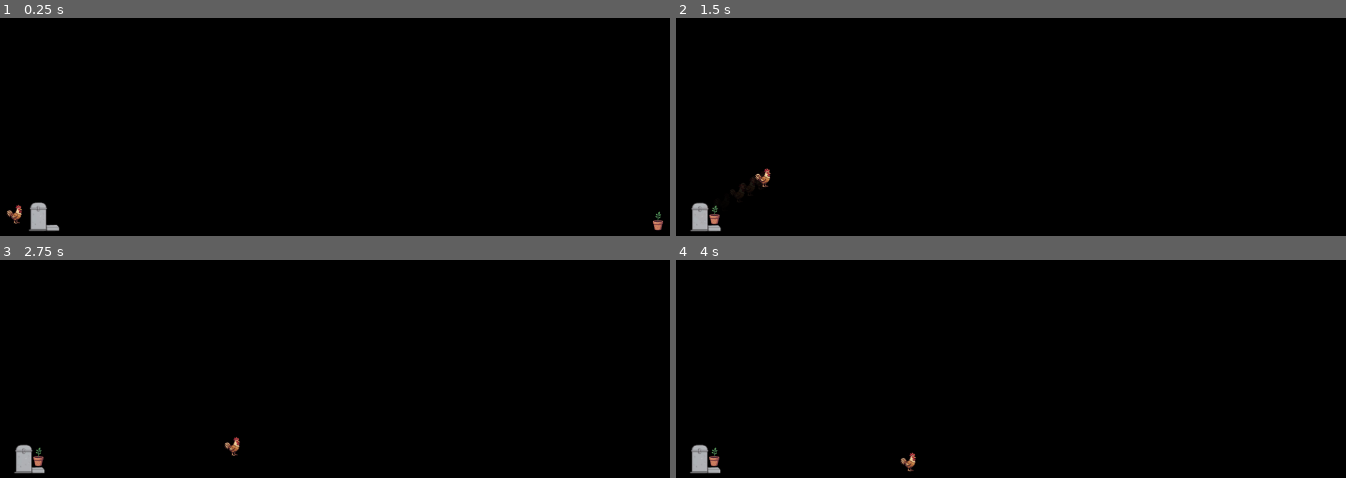
Above: before the commit, frames 1-4 (two rows, left to right).
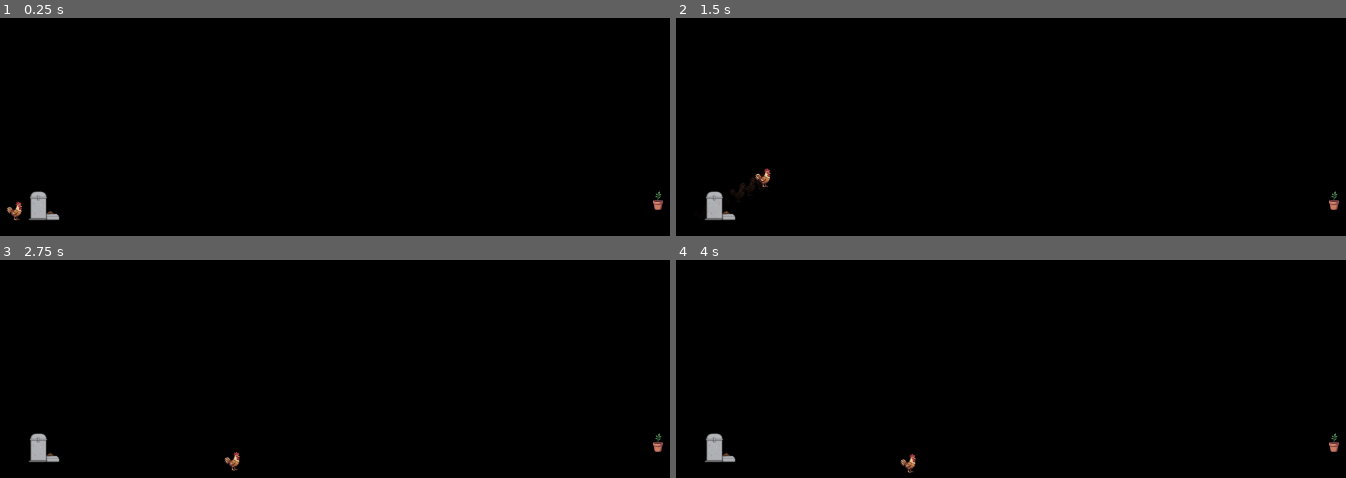
Above: after the commit, the same moments.

Repository: Devkazekama/BCR
Game: Godot game, scene res://Scenes/desktop_manager.tscn
Same seed, same stepped clock (60 frames per second), same inputs: the game is played once before the commit and once after it.
Inputs (mouse positions are in pixels of both pictures, inside the frame that each line leads up to):
- Up to frame 1 (0.25 s): no input
- Up to frame 2 (1.5 s): drag from (1332, 220) to (716, 209) at 0.52 s; tap Enter at 1.25 s; drag from (689, 231) to (910, 100) at 1.27 s
- Up to frame 3 (2.75 s): move the mouse to (26, 460) at 2.02 s; click (26, 460) at 2.17 s
- Up to frame 4 (4 s): drag from (910, 342) to (outside the picture) at 2.77 s; move the mouse to (1191, 318) at 3.52 s; click (1191, 318) at 3.67 s

The runs differ from the first frame. In frame 1, 0.7% of the frame differs, in the area x 1-99%, y 79-98%; in frame 2, 0.8%; in frame 3, 1.0%, in the area x 2-99%, y 79-99%; in frame 4, 0.9%.

Commit message:
Refactor base physics to RigidBody2D and fix layers/z-index
Co-authored-by: Devkazekama <58868652+Devkazekama@users.noreply.github.com>

Diff:
--- a/battle-chicken-rancher/Scenes/Corn.tscn
+++ b/battle-chicken-rancher/Scenes/Corn.tscn
@@ -7,11 +7,11 @@
 radius = 16.0
 height = 56.0
 
-[node name="Corn" type="CharacterBody2D" unique_id=1970328863 groups=["food"]]
-z_index = 1
+[node name="Corn" type="RigidBody2D" unique_id=1970328863 groups=["food"]]
+z_index = 2
 z_as_relative = false
-collision_layer = 4
-collision_mask = 5
+collision_layer = 2
+collision_mask = 4
 input_pickable = true
 script = ExtResource("1_jq12m")
 gravity = 600.0
--- a/battle-chicken-rancher/Scenes/Egg.tscn
+++ b/battle-chicken-rancher/Scenes/Egg.tscn
@@ -3,7 +3,10 @@
 [ext_resource type="Script" uid="uid://cms0axaceyvnp" path="res://Scripts/egg.gd" id="1_hgbad"]
 [ext_resource type="Texture2D" uid="uid://cejjcn3lmnwrx" path="res://Sprites/64x64 Corn Kernel Pixel Art (6).png" id="2_e1q8q"]
 
-[node name="Egg" type="Node2D" unique_id=2141408977]
+[node name="Egg" type="RigidBody2D" unique_id=2141408977]
+collision_mask = 4
+collision_layer = 2
+z_index = 2
 script = ExtResource("1_hgbad")
 
 [node name="Sprite2D" type="Sprite2D" parent="." unique_id=680990936 groups=["egg"]]
--- a/battle-chicken-rancher/Scenes/Feeder.tscn
+++ b/battle-chicken-rancher/Scenes/Feeder.tscn
@@ -8,7 +8,8 @@
 size = Vector2(56, 6)
 
 [node name="Feeder" type="CharacterBody2D" unique_id=2111581992 node_paths=PackedStringArray("feed_overlay")]
-collision_layer = 2
+z_index = 0
+collision_layer = 4
 collision_mask = 3
 script = ExtResource("1_rgakh")
 feed_overlay = NodePath("Visuals/FeedOverlaySprite")
@@ -32,7 +33,7 @@
 
 [node name="DropZone" type="Area2D" parent="." unique_id=86171766]
 collision_layer = 0
-collision_mask = 4
+collision_mask = 2
 
 [node name="CollisionShape2D" type="CollisionShape2D" parent="DropZone" unique_id=18912990]
 position = Vector2(1, -27)
--- a/battle-chicken-rancher/Scenes/PlantPot.tscn
+++ b/battle-chicken-rancher/Scenes/PlantPot.tscn
@@ -9,7 +9,7 @@
 
 [node name="PlantPot" type="CharacterBody2D" unique_id=2033925569]
 z_as_relative = false
-collision_layer = 2
+collision_layer = 4
 collision_mask = 3
 script = ExtResource("1_fpfic")
 corn_scene = ExtResource("2_tg1cv")
--- a/battle-chicken-rancher/Scenes/pet.tscn
+++ b/battle-chicken-rancher/Scenes/pet.tscn
@@ -48,11 +48,11 @@
 "speed": 5.0
 }]
 
-[node name="Pet" type="CharacterBody2D" unique_id=740208723]
-z_index = 2
+[node name="Pet" type="RigidBody2D" unique_id=740208723]
+z_index = 3
 z_as_relative = false
-collision_layer = 512
-collision_mask = 512
+collision_layer = 1
+collision_mask = 4
 script = ExtResource("1_xibd0")
 data = ExtResource("2_24jqe")
 
--- a/battle-chicken-rancher/Scripts/PickableItem.gd
+++ b/battle-chicken-rancher/Scripts/PickableItem.gd
@@ -63,13 +63,16 @@
 					distance_accumulated = 0.0
 					last_pos = global_position
 
+					freeze = true # Stop physics engine while dragging
+
 					get_viewport().set_input_as_handled()
 					_on_picked_up()
 
 		elif not event.pressed and is_dragging:
 			is_dragging = false
 			z_index = base_z_index
-			velocity = throw_velocity
+			freeze = false # Resume physics engine
+			linear_velocity = throw_velocity
 			_on_dropped()
 
 func _physics_process(delta: float) -> void:
@@ -80,9 +83,6 @@
 		throw_velocity = (current_mouse_pos - last_mouse_pos) / delta
 		last_mouse_pos = current_mouse_pos
 		global_position = current_mouse_pos + drag_offset
-		velocity = Vector2.ZERO
-	else:
-		super._physics_process(delta)
 
 	if use_motion_blur:
 		_handle_motion_blur(delta)
@@ -166,8 +166,6 @@
 	var tween = ghost.create_tween()
 	tween.tween_property(ghost, "modulate:a", 0.0, trail_lifetime).set_trans(Tween.TRANS_SINE)
 
-	# CRITICAL FIX: We no longer check `active_ghosts` inside this asynchronous callback.
-	# We just tell the ghost to safely delete itself when the fade is done.
 	tween.tween_callback(ghost.queue_free)
 
 func _on_picked_up() -> void:
--- a/battle-chicken-rancher/Scripts/desktop_body_2d.gd
+++ b/battle-chicken-rancher/Scripts/desktop_body_2d.gd
@@ -1,9 +1,5 @@
-extends CharacterBody2D
+extends RigidBody2D
 class_name DesktopBody2D
-
-@export_group("Physics")
-@export var gravity: float = 1200.0
-@export var friction: float = 20.0
 
 @export_group("Prototyping")
 ## Scales every visual and physics node attached to this object mathematically.
@@ -20,6 +16,10 @@
 func _ready() -> void:
 	z_as_relative = false
 	base_z_index = z_index
+
+	# Enable contact monitoring for bounce and collisions
+	contact_monitor = true
+	max_contacts_reported = 4
 
 	# 1. Universally scale everything inside this object FIRST
 	if base_scale_multiplier != 1.0:
@@ -70,7 +70,7 @@
 			_apply_universal_scale(child)
 
 # ---------------------------------------------------------
-# DESKTOP PHYSICS ENGINE
+# DESKTOP PHYSICS BOUNDARIES
 # ---------------------------------------------------------
 
 func _calculate_collision_extents() -> void:
@@ -98,36 +98,42 @@
 			if scaled_p.y < bounds_top: bounds_top = scaled_p.y
 			if scaled_p.y > bounds_bottom: bounds_bottom = scaled_p.y
 
-func _physics_process(delta: float) -> void:
-	velocity.y += gravity * delta
+func _integrate_forces(state: PhysicsDirectBodyState2D) -> void:
+	# Ignore bounds checks if being dragged
+	if "is_dragging" in self and self.get("is_dragging") == true:
+		return
+
 	var screen_rect = DisplayServer.screen_get_usable_rect(get_window().current_screen)
-
 	var floor_limit = screen_rect.end.y - GameSettings.taskbar_offset - bounds_bottom
-
-	if global_position.y >= floor_limit - 1.0 and not is_walking:
-		velocity.x = move_toward(velocity.x, 0, friction * 50 * delta)
-
-	move_and_slide()
-	_handle_screen_bounce(screen_rect, floor_limit)
-
-func _handle_screen_bounce(screen_rect: Rect2, floor_limit: float) -> void:
 	var ceiling_limit = screen_rect.position.y - bounds_top
 	var left_limit = screen_rect.position.x - bounds_left
 	var right_limit = screen_rect.end.x - bounds_right
 
-	if global_position.y > floor_limit:
-		global_position.y = floor_limit
-		if velocity.y > 200: velocity.y *= -0.5
-		else: velocity.y = 0
+	var pos = state.transform.origin
+	var vel = state.linear_velocity
+	var bounced = false
 
-	if global_position.y < ceiling_limit:
-		global_position.y = ceiling_limit
-		velocity.y *= -0.5
+	if pos.y > floor_limit:
+		pos.y = floor_limit
+		if vel.y > 200: vel.y *= -0.5
+		else: vel.y = 0
+		bounced = true
 
-	if global_position.x > right_limit:
-		global_position.x = right_limit
-		velocity.x *= -0.5
+	if pos.y < ceiling_limit:
+		pos.y = ceiling_limit
+		vel.y *= -0.5
+		bounced = true
 
-	if global_position.x < left_limit:
-		global_position.x = left_limit
-		velocity.x *= -0.5
+	if pos.x > right_limit:
+		pos.x = right_limit
+		vel.x *= -0.5
+		bounced = true
+
+	if pos.x < left_limit:
+		pos.x = left_limit
+		vel.x *= -0.5
+		bounced = true
+
+	if bounced:
+		state.transform.origin = pos
+		state.linear_velocity = vel
--- a/battle-chicken-rancher/Scripts/pet.gd
+++ b/battle-chicken-rancher/Scripts/pet.gd
@@ -16,10 +16,12 @@
 
 var debug_timer: float = 0.0
 @onready var anim_sprite: AnimatedSprite2D = $AnimatedSprite2D
+var pet_velocity: Vector2 = Vector2.ZERO
 
 func _ready() -> void:
-	z_index = 2
+	z_index = 3
 	z_as_relative = false
+	lock_rotation = true # Keeps the pet upright
 	super._ready()
 
 	if not data:
@@ -47,6 +49,9 @@
 	_execute_current_state(delta)
 
 	is_walking = (current_state == State.WANDER or current_state == State.MOVING_TO_FEEDER or current_state == State.MOVING_TO_EGG or current_state == State.FINDING_BED)
+
+	# Apply pet velocity manually since we are overriding forces for walk cycle.
+	linear_velocity.x = pet_velocity.x
 
 	super._physics_process(delta)
 
@@ -152,7 +157,7 @@
 
 	match current_state:
 		State.IDLE:
-			velocity.x = 0
+			pet_velocity.x = 0
 			state_timer = randf_range(1.0, 4.0)
 			_play_flavor_idle()
 		State.WANDER:
@@ -166,26 +171,24 @@
 			state_timer = 5.0
 			if anim_sprite: anim_sprite.play("walk")
 		State.SLEEPING:
-			velocity.x = 0
+			pet_velocity.x = 0
 			if anim_sprite: anim_sprite.play("sleep")
 		State.MOVING_TO_FEEDER:
 			if anim_sprite: anim_sprite.play("walk")
 		State.EATING:
-			velocity.x = 0
+			pet_velocity.x = 0
 			state_timer = 2.0 * data.evolution_tier
 			if anim_sprite: anim_sprite.play("eat")
 		State.MOVING_TO_EGG:
 			if target_node: target_node.is_being_roosted = true
 			if anim_sprite: anim_sprite.play("walk")
 		State.ROOSTING:
-			velocity.x = 0
+			pet_velocity.x = 0
 			state_timer = 10.0
 			if anim_sprite: anim_sprite.play("sleep")
 
 func _play_flavor_idle() -> void:
 	if not anim_sprite: return
-	# Weighted random: Mostly stands idle, occasionally pecks the ground ("eat").
-	# "sleep" has been completely removed so it remains an identifiable mechanical state.
 	var flavor_anims = ["idle", "idle", "idle", "idle", "eat"]
 	anim_sprite.play(flavor_anims.pick_random())
 
@@ -243,8 +246,31 @@
 
 func _move_towards_target_x(target_x: float) -> void:
 	var direction = sign(target_x - global_position.x)
-	velocity.x = lerp(velocity.x, direction * data.walk_speed, acceleration)
-	if anim_sprite: anim_sprite.flip_h = (direction < 0)
+	pet_velocity.x = lerp(pet_velocity.x, direction * data.walk_speed, acceleration)
+
+	if direction != 0:
+		_flip_pet(direction < 0)
+
+
+func _flip_pet(is_left: bool) -> void:
+	if anim_sprite: anim_sprite.flip_h = is_left
+
+	if has_node("InteractionRay"):
+		var ray = $InteractionRay
+		ray.target_position.x = abs(ray.target_position.x) * (-1 if is_left else 1)
+
+	if has_node("CollisionPolygon2D"):
+		var poly = $CollisionPolygon2D
+		# Note: We must duplicate or read original points to prevent double flipping degradation.
+		# A simple way: check the sign of the furthest point, or maintain base points.
+		if not poly.has_meta("base_polygon"):
+			poly.set_meta("base_polygon", poly.polygon)
+
+		var base_points = poly.get_meta("base_polygon")
+		var flipped_points = PackedVector2Array()
+		for p in base_points:
+			flipped_points.append(Vector2(p.x * (-1 if is_left else 1), p.y))
+		poly.polygon = flipped_points
 
 func _find_available_food() -> Node2D:
 	var feeders = get_tree().get_nodes_in_group("feeder")
